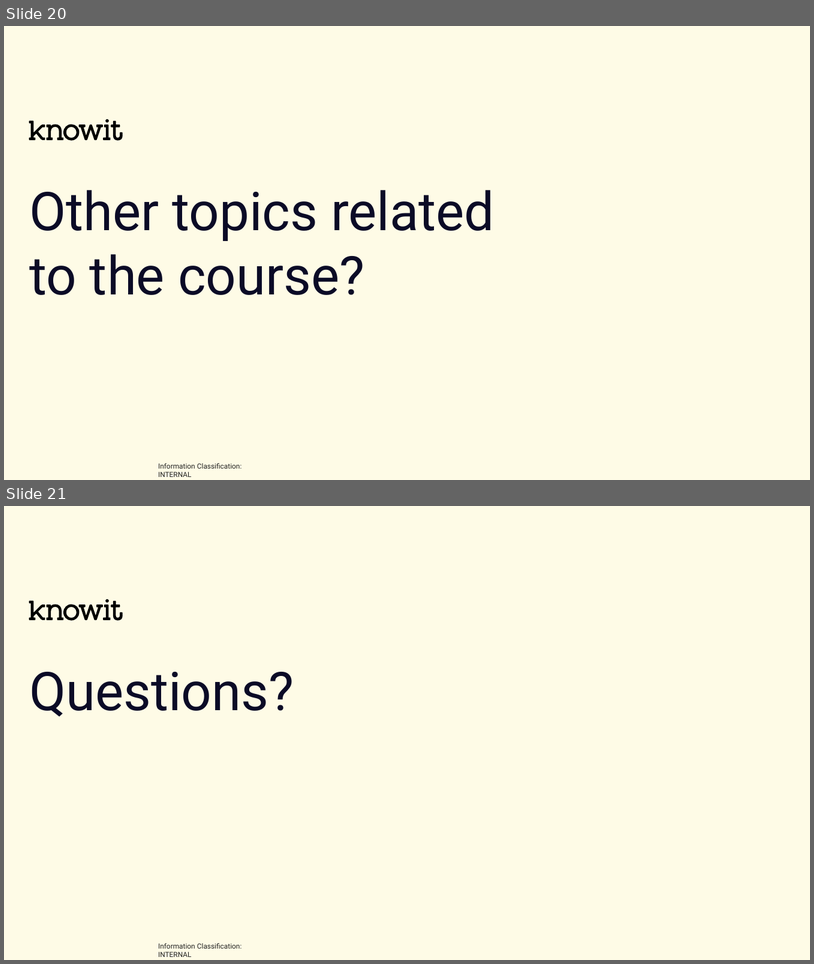
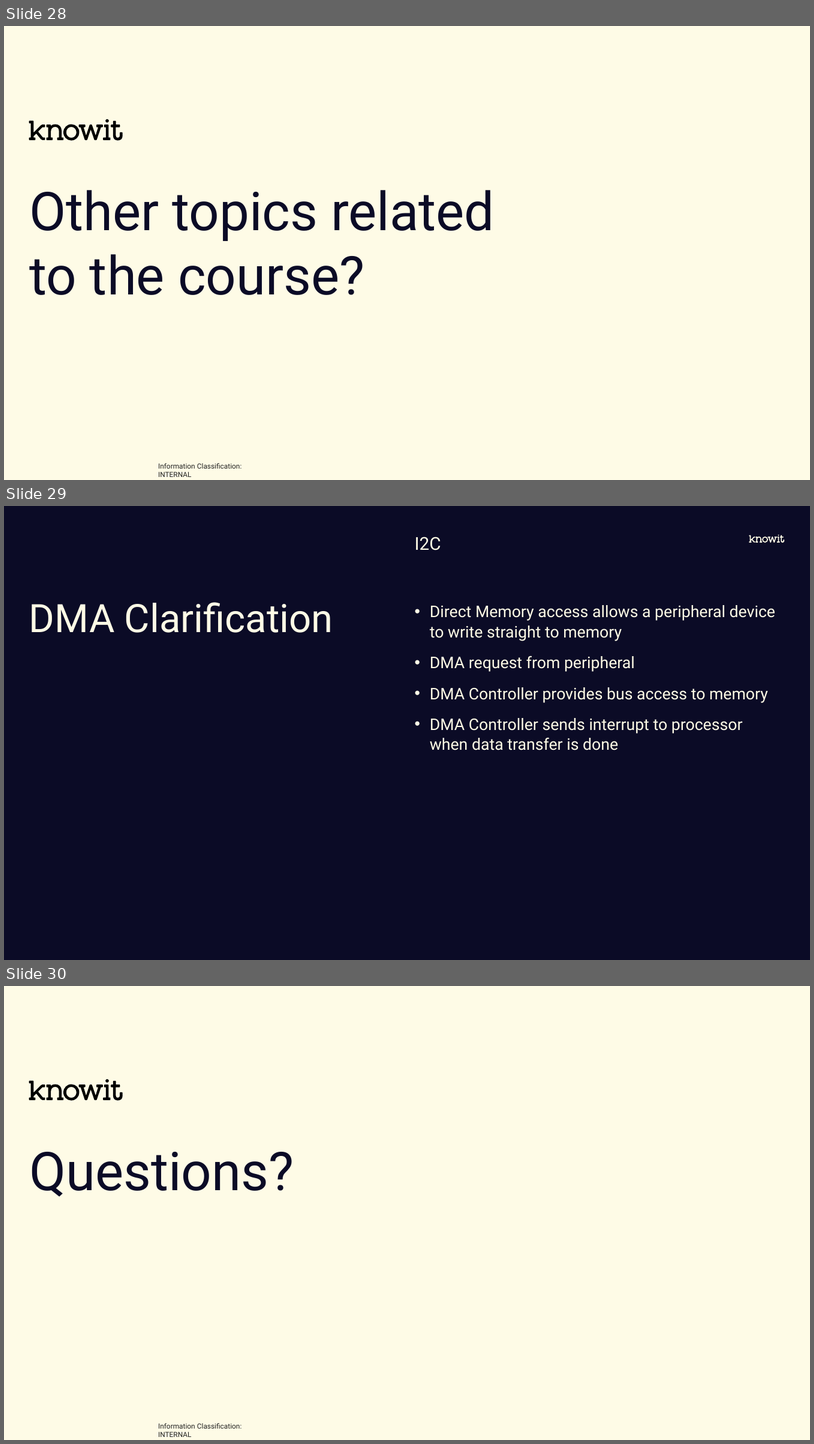
Before and after one commit to joelstr/knowit-embedded-academy, a slide deck: Communication_interfaces/Embedded academy - Communication interfaces.pptx. Shown one above the other, each under a label of ours: slides 20 and 21 before the commit, slides 28, 29 and 30 after it. The pictures are 814x964 and 814x1444 pixels, drawn with LibreOffice and Linux fonts; fonts in the diff are those of the drawing; background and template pictures are left out. Boxes give left, top, right and bottom in pixels: in the first picture for what was removed or moved away, otherwise in the second. Text is boxed around its words. In the diff, an @@ line names an element or a change of style, - is before the commit and + after.

```diff
--- a/Communication_interfaces/Embedded academy - Communication interfaces.pptx
+++ b/Communication_interfaces/Embedded academy - Communication interfaces.pptx
@@ slide 29 added at (4,506,810,960), background #0B0B26 @@
@@ text added at (415,537,441,550), 20 pt, text #FEFBE6 @@
+I2C
@@ freeform shape added at (750,535,785,543), fill #FEFBE6 @@
@@ title added at (29,602,333,633), 44 pt, text #FEFBE6 @@
+DMA Clarification
@@ text added at (430,605,776,750), 18 pt, text #FEFBE6 @@
+• Direct Memory access allows a peripheral device to write straight to memory
+• DMA request from peripheral
+• DMA Controller provides bus access to memory
+• DMA Controller sends interrupt to processor when data transfer is done
@@ what was slide 20 is now slide 28 @@
@@ what was slide 21 is now slide 30 @@
```
Also in this commit, not shown: 3 slides changed, 9 other slides added, 1 slide removed.
